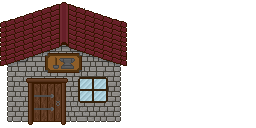
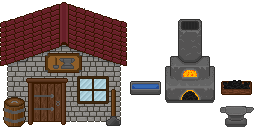
Two versions of the same layered image (256×128). Layer-by-layer changes:
added layer "anvil" above "coalcontainer" over bbox(220, 106, 254, 127)
added layer "coalcontainer" above "Eingefügte Ebene" over bbox(182, 73, 198, 79)
added layer "Eingefügte Ebene" above "Furnance" over bbox(130, 80, 252, 95)
added layer "Furnance" above "Hammer" over bbox(165, 19, 215, 103)
added layer "Hammer" above "fass" over bbox(6, 89, 121, 126)
added layer "fass" above "detail" over bbox(3, 97, 26, 127)
painted on "window" over bbox(77, 76, 169, 104)
painted on "House" over bbox(34, 78, 86, 110)
